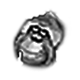
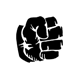
Before/after of a 80 × 80 layered artwork. What changed in the layer stack:
added layer "Incredible" in group "Blessings" over (16, 16, 63, 63)
hid "Orangutan" over (11, 8, 69, 72)
